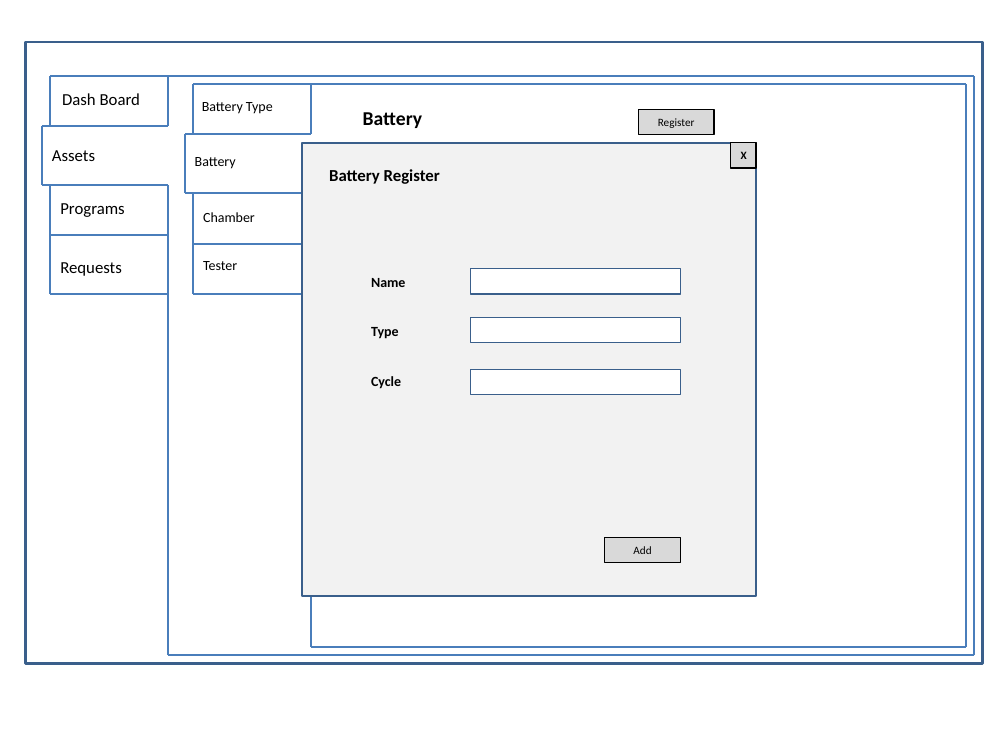
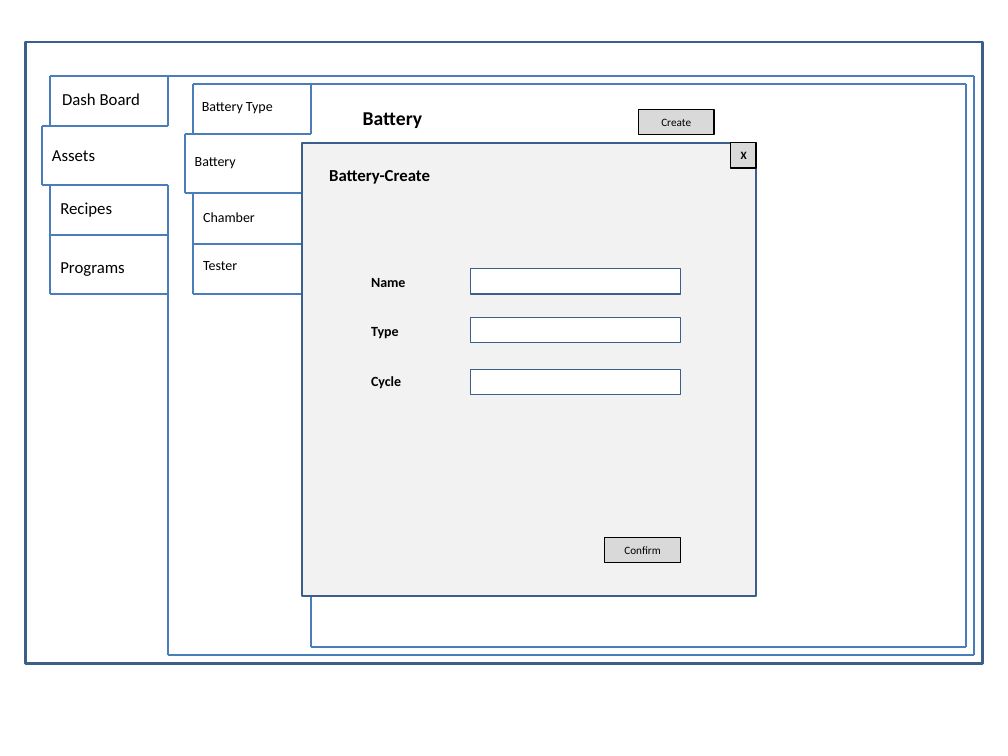
Before and after one commit to happylennychen/BCLabManager, a slide deck: slide 9 of Doc/UI Design.pptx (slide 8 before the commit). Drawn at 1008x756 pixels with LibreOffice and Linux fonts; fonts in the diff are those of the drawing. Boxes give left, top, right and bottom in pixels: in the first picture for what was removed or moved away, otherwise in the second. Text is boxed around its words. In the diff, an @@ line names an element or a change of style, - is before the commit and + after.

```diff
--- a/Doc/UI Design.pptx
+++ b/Doc/UI Design.pptx
@@ text in rectangle at bbox=[661, 118, 691, 126]: text changed @@
-Register
+Create
@@ text at bbox=[329, 170, 430, 184]: text changed @@
-Battery Register
+Battery-Create
@@ text added at bbox=[60, 202, 112, 217], 12 pt, text #000000 @@
+Recipes
@@ text "Programs": place and size @@
-text "Programs" at bbox=[60, 203, 124, 217]
+text "Programs" at bbox=[60, 262, 124, 276]
@@ text removed at bbox=[60, 262, 122, 276] @@
-Requests
@@ text in rectangle at bbox=[624, 546, 661, 554]: text changed @@
-Add
+Confirm
```
Also in this commit, not shown: 22 other slides changed, 7 slides added, 4 slides removed.
